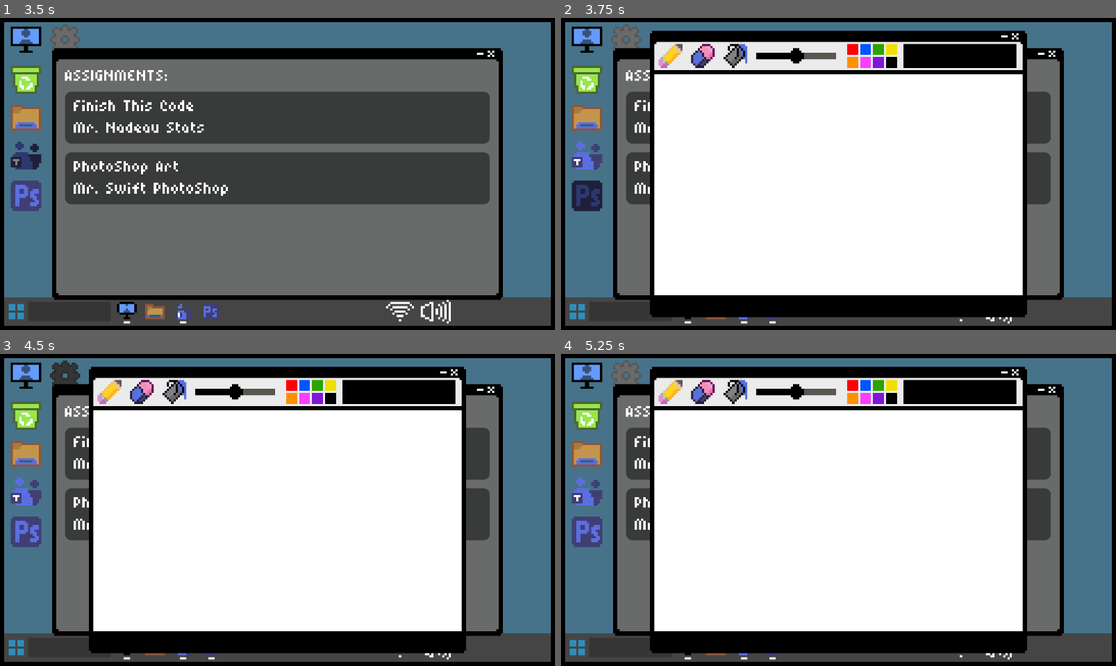
Above: before the commit, frames 1-4 (two rows, left to right).
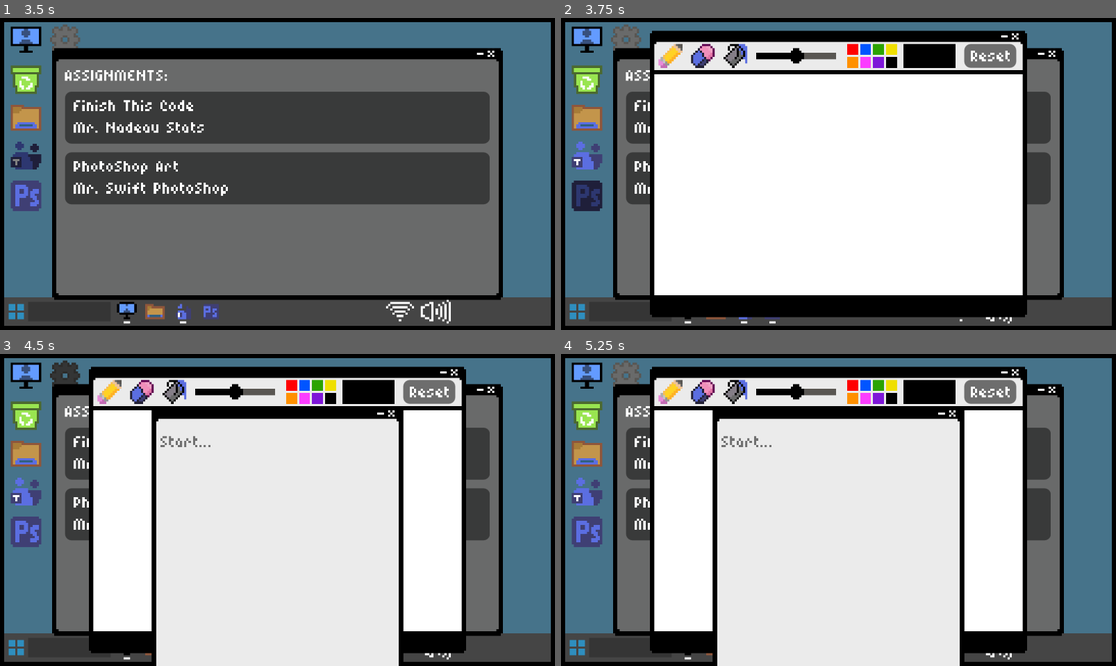
Above: after the commit, the same moments.

Repository: wonderdip/iTec-GameJam
Game: Godot game, scene res://Scenes/desktop.tscn
Two runs of this game, one before a commit and one after it. Both use one fixed random seed, a clock stepped at 60 frames per second and the inputs below.
Inputs (mouse positions are in pixels of both pictures, inside the frame that each line leads up to):
- Up to frame 1 (3.5 s): click (27, 39) at 0.5 s; click (27, 77) at 1.25 s; click (27, 117) at 2 s; click (27, 155) at 2.75 s
- Up to frame 2 (3.75 s): click (588, 195) at 3.5 s
- Up to frame 3 (4.5 s): click (66, 375) at 4.25 s
- Up to frame 4 (5.25 s): click (688, 647) at 5 s

Frame 1 is identical in both runs. In frame 2, 0.9% of the frame differs, in the area x 71-83%, y 8-17%; in frame 3, 8.4%, in the area x 27-83%, y 8-100%; in frame 4, 8.4%.
Error in both runs: Invalid access to property or key 'app_name' on a base object of type 'Nil'. (res://Scripts/global.gd:8)

Commit message:
added word, started assignments

Diff:
--- /dev/null
+++ b/Apps/word.tres
@@ -0,0 +1,10 @@
+[gd_resource type="Resource" script_class="AppData" load_steps=3 format=3 uid="uid://epw1ry1r5w7b"]
+
+[ext_resource type="Script" uid="uid://ys1jjv8qbfd8" path="res://Scripts/app_data.gd" id="1_gea8l"]
+[ext_resource type="PackedScene" uid="uid://cmanu8kn8apo" path="res://Scenes/word.tscn" id="1_s4quu"]
+
+[resource]
+script = ExtResource("1_gea8l")
+app_name = "Word"
+app_scene = ExtResource("1_s4quu")
+metadata/_custom_type_script = "uid://ys1jjv8qbfd8"
--- a/Scenes/assignment_button.tscn
+++ b/Scenes/assignment_button.tscn
@@ -1,6 +1,6 @@
 [gd_scene load_steps=3 format=3 uid="uid://nem7ay235ejo"]
 
-[ext_resource type="FontFile" uid="uid://cyj0qvfs1qf4k" path="res://6px-Normal.ttf" id="1_0ju1p"]
+[ext_resource type="FontFile" uid="uid://cfoorayyo12e" path="res://fonts/6px-Normal.ttf" id="1_0ju1p"]
 [ext_resource type="Script" uid="uid://cyw56j3ctkg2" path="res://Scripts/assignment_button.gd" id="2_p3mah"]
 
 [node name="Button" type="Button"]
@@ -21,10 +21,12 @@
 
 [node name="AssignmentTitle" type="Label" parent="VBoxContainer"]
 layout_mode = 2
+theme_override_fonts/font = ExtResource("1_0ju1p")
 theme_override_font_sizes/font_size = 8
 text = "Title"
 
 [node name="Teacher" type="Label" parent="VBoxContainer"]
 layout_mode = 2
+theme_override_fonts/font = ExtResource("1_0ju1p")
 theme_override_font_sizes/font_size = 8
 text = "Teacher"
--- a/Scenes/desktop.tscn
+++ b/Scenes/desktop.tscn
@@ -15,6 +15,7 @@
 [ext_resource type="Script" uid="uid://cg8hx0fp6bghy" path="res://Scripts/taskbar_button.gd" id="11_1djlj"]
 [ext_resource type="Texture2D" uid="uid://b0mqu58yu1f5v" path="res://Assets/icons/Minifiles.png" id="11_j7wpw"]
 [ext_resource type="Texture2D" uid="uid://b8bjmji5lsqjo" path="res://Assets/icons/MiniTeams.png" id="12_1djlj"]
+[ext_resource type="Resource" uid="uid://epw1ry1r5w7b" path="res://Apps/word.tres" id="12_4j8fu"]
 [ext_resource type="Texture2D" uid="uid://gsfyyjl2v7uc" path="res://Assets/icons/MiniPhotoshop.png" id="13_ghx37"]
 [ext_resource type="Texture2D" uid="uid://dp5425hj1fhu6" path="res://Assets/minimize.png" id="14_j7wpw"]
 
@@ -84,6 +85,7 @@
 layout_mode = 2
 texture_normal = ExtResource("8_m3b6i")
 script = ExtResource("3_670jt")
+app_data = ExtResource("12_4j8fu")
 metadata/_custom_type_script = "uid://dbcypsrwmp666"
 
 [node name="TaskBar" type="HBoxContainer" parent="."]
--- a/Scenes/photoshop.tscn
+++ b/Scenes/photoshop.tscn
@@ -1,10 +1,11 @@
-[gd_scene load_steps=15 format=3 uid="uid://kxkoro2tcln4"]
+[gd_scene load_steps=16 format=3 uid="uid://kxkoro2tcln4"]
 
 [ext_resource type="Script" uid="uid://dqenx3ahqvyhy" path="res://Scripts/application.gd" id="1_m0j4n"]
 [ext_resource type="Texture2D" uid="uid://yw583u5x278l" path="res://Assets/WhiteWindow.png" id="2_pr43p"]
 [ext_resource type="Script" uid="uid://bywmvog8v0ovs" path="res://Scripts/canvas.gd" id="3_10ws3"]
 [ext_resource type="Texture2D" uid="uid://b12ilgwmhctna" path="res://Assets/Pencil.png" id="3_37ts1"]
 [ext_resource type="Texture2D" uid="uid://i47ydjueeyup" path="res://Assets/Eraser.png" id="4_j253y"]
+[ext_resource type="FontFile" uid="uid://cfoorayyo12e" path="res://fonts/6px-Normal.ttf" id="4_pyrcl"]
 [ext_resource type="Texture2D" uid="uid://h46jvncqdw2t" path="res://Assets/grabber.png" id="5_j253y"]
 [ext_resource type="Texture2D" uid="uid://b8ldx666bfn8a" path="res://Assets/Bucket.png" id="6_1dnlk"]
 [ext_resource type="Texture2D" uid="uid://dpgtei3i0ta7w" path="res://Assets/slider.png" id="6_unr14"]
@@ -29,10 +30,11 @@
 [sub_resource type="StyleBoxFlat" id="StyleBoxFlat_j253y"]
 bg_color = Color(0, 0, 0, 1)
 
-[node name="Photoshop" type="Control"]
+[node name="Photoshop" type="Control" node_paths=PackedStringArray("canvas")]
 layout_mode = 3
 anchors_preset = 0
 script = ExtResource("1_m0j4n")
+canvas = NodePath("Panel/Canvas")
 metadata/_custom_type_script = "uid://dqenx3ahqvyhy"
 
 [node name="Panel" type="Panel" parent="."]
@@ -69,15 +71,34 @@
 layout_mode = 0
 offset_left = 117.0
 offset_top = 6.0
+offset_right = 141.0
+offset_bottom = 17.0
+color = Color(0, 0, 0, 1)
+
+[node name="ResetButton" type="Button" parent="Panel"]
+layout_mode = 0
+offset_left = 145.0
+offset_top = 6.0
 offset_right = 169.0
 offset_bottom = 17.0
-color = Color(0, 0, 0, 1)
+theme_override_fonts/font = ExtResource("4_pyrcl")
+theme_override_font_sizes/font_size = 8
+
+[node name="Label" type="Label" parent="Panel/ResetButton"]
+layout_mode = 0
+offset_left = 3.0
+offset_top = 1.0
+offset_right = 22.0
+offset_bottom = 9.0
+theme_override_fonts/font = ExtResource("4_pyrcl")
+theme_override_font_sizes/font_size = 8
+text = "Reset"
 
 [node name="HBoxContainer" type="HBoxContainer" parent="Panel"]
 layout_mode = 0
 offset_left = 4.0
 offset_top = 6.0
-offset_right = 72.0
+offset_right = 113.0
 offset_bottom = 17.0
 
 [node name="Pencil" type="TextureButton" parent="Panel/HBoxContainer"]
@@ -109,7 +130,7 @@
 theme_override_constants/separation = 1
 
 [node name="ColorContainerOne" type="HBoxContainer" parent="Panel/HBoxContainer/VBoxContainer"]
-custom_minimum_size = Vector2(94, 5)
+custom_minimum_size = Vector2(22, 5)
 layout_mode = 2
 size_flags_vertical = 0
 theme_override_constants/separation = 1
@@ -139,7 +160,7 @@
 metadata/_custom_type_script = "uid://f34mkwsdgybe"
 
 [node name="ColorContainerTwo" type="HBoxContainer" parent="Panel/HBoxContainer/VBoxContainer"]
-custom_minimum_size = Vector2(94, 5)
+custom_minimum_size = Vector2(22, 5)
 layout_mode = 2
 size_flags_vertical = 0
 theme_override_constants/separation = 1
@@ -184,6 +205,7 @@
 app = NodePath("..")
 
 [connection signal="gui_input" from="Panel/Canvas" to="Panel/Canvas" method="_on_gui_input"]
+[connection signal="pressed" from="Panel/ResetButton" to="Panel/Canvas" method="_on_reset_button_pressed"]
 [connection signal="pressed" from="Panel/HBoxContainer/Pencil" to="Panel/Canvas" method="_on_pencil_pressed"]
 [connection signal="pressed" from="Panel/HBoxContainer/Eraser" to="Panel/Canvas" method="_on_eraser_pressed"]
 [connection signal="pressed" from="Panel/HBoxContainer/Bucket" to="Panel/Canvas" method="_on_bucket_pressed"]
--- a/Scenes/teams.tscn
+++ b/Scenes/teams.tscn
@@ -10,7 +10,8 @@
 [ext_resource type="Resource" uid="uid://c2tmns4f32yxv" path="res://Teachers/nadeau.tres" id="5_a50o7"]
 [ext_resource type="PackedScene" uid="uid://dx4f5oy7b7uld" path="res://Scenes/window_dragger.tscn" id="5_gme0u"]
 [ext_resource type="Script" uid="uid://i20o0mpvq51s" path="res://Scripts/teams.gd" id="7_ik1aw"]
-[ext_resource type="FontFile" uid="uid://cyj0qvfs1qf4k" path="res://6px-Normal.ttf" id="9_6uxok"]
+[ext_resource type="FontFile" uid="uid://cfoorayyo12e" path="res://fonts/6px-Normal.ttf" id="9_6uxok"]
+[ext_resource type="FontFile" uid="uid://cksshi54c44ta" path="res://fonts/MP16REG.ttf" id="10_a50o7"]
 
 [node name="Teams" type="Control"]
 layout_mode = 3
@@ -37,7 +38,6 @@
 script = ExtResource("7_ik1aw")
 
 [node name="AssignmentList" type="Control" parent="Panel"]
-visible = false
 anchors_preset = 0
 offset_right = 208.0
 offset_bottom = 116.0
@@ -70,6 +70,7 @@
 layout_mode = 2
 
 [node name="AssignmentDetails" type="Control" parent="Panel"]
+visible = false
 anchors_preset = 0
 offset_right = 208.0
 offset_bottom = 116.0
@@ -97,6 +98,8 @@
 
 [node name="Title" type="Label" parent="Panel/AssignmentDetails/VBoxContainer"]
 layout_mode = 2
+theme_override_fonts/font = ExtResource("10_a50o7")
+theme_override_font_sizes/font_size = 16
 text = "Title"
 
 [node name="Details" type="Label" parent="Panel/AssignmentDetails/VBoxContainer"]
@@ -132,6 +135,16 @@
 theme_override_font_sizes/font_size = 8
 text = "+ New"
 
+[node name="TurnInButton" type="Button" parent="Panel/AssignmentDetails"]
+layout_mode = 0
+offset_left = 154.0
+offset_top = 10.0
+offset_right = 201.0
+offset_bottom = 26.0
+theme_override_fonts/font = ExtResource("9_6uxok")
+theme_override_font_sizes/font_size = 8
+text = "Turn In"
+
 [node name="WindowDragger" parent="." node_paths=PackedStringArray("app") instance=ExtResource("5_gme0u")]
 layout_mode = 0
 offset_left = -100.0
@@ -150,3 +163,4 @@
 
 [connection signal="pressed" from="Panel/AssignmentDetails/VBoxContainer/BackButton" to="Panel" method="_on_back_button_pressed"]
 [connection signal="pressed" from="Panel/AssignmentDetails/VBoxContainer/NewButton" to="Panel" method="_on_new_button_pressed"]
+[connection signal="pressed" from="Panel/AssignmentDetails/TurnInButton" to="Panel" method="_on_turn_in_button_pressed"]
--- /dev/null
+++ b/Scenes/word.tscn
@@ -0,0 +1,80 @@
+[gd_scene load_steps=9 format=3 uid="uid://cmanu8kn8apo"]
+
+[ext_resource type="Script" uid="uid://dqenx3ahqvyhy" path="res://Scripts/application.gd" id="1_ifkci"]
+[ext_resource type="Theme" uid="uid://bgvcpnl7jyrfv" path="res://default.tres" id="2_yt6yk"]
+[ext_resource type="Texture2D" uid="uid://yw583u5x278l" path="res://Assets/WhiteWindow.png" id="3_6chpt"]
+[ext_resource type="FontFile" uid="uid://cfoorayyo12e" path="res://fonts/6px-Normal.ttf" id="3_yt6yk"]
+[ext_resource type="PackedScene" uid="uid://dx4f5oy7b7uld" path="res://Scenes/window_dragger.tscn" id="4_qhp6n"]
+[ext_resource type="PackedScene" uid="uid://c4oy47oc4klsf" path="res://Scenes/titlebar_buttons.tscn" id="5_6chpt"]
+
+[sub_resource type="StyleBoxTexture" id="StyleBoxTexture_75pu3"]
+texture = ExtResource("3_6chpt")
+texture_margin_left = 3.0
+texture_margin_top = 6.0
+texture_margin_right = 3.0
+texture_margin_bottom = 4.0
+
+[sub_resource type="StyleBoxEmpty" id="StyleBoxEmpty_pq25i"]
+
+[node name="Word" type="Control" node_paths=PackedStringArray("text_edit")]
+layout_mode = 3
+anchors_preset = 0
+script = ExtResource("1_ifkci")
+text_edit = NodePath("Panel/VBoxContainer/ScrollContainer/VBoxContainer/TextEdit")
+metadata/_custom_type_script = "uid://dqenx3ahqvyhy"
+
+[node name="Panel" type="Panel" parent="."]
+layout_mode = 0
+offset_left = -58.0
+offset_top = -47.0
+offset_right = 58.0
+offset_bottom = 76.0
+theme = ExtResource("2_yt6yk")
+theme_override_styles/panel = SubResource("StyleBoxTexture_75pu3")
+
+[node name="VBoxContainer" type="VBoxContainer" parent="Panel"]
+layout_mode = 0
+offset_left = 4.0
+offset_top = 7.0
+offset_right = 112.0
+offset_bottom = 119.0
+
+[node name="ScrollContainer" type="ScrollContainer" parent="Panel/VBoxContainer"]
+layout_mode = 2
+size_flags_vertical = 3
+
+[node name="VBoxContainer" type="VBoxContainer" parent="Panel/VBoxContainer/ScrollContainer"]
+layout_mode = 2
+size_flags_horizontal = 3
+size_flags_vertical = 3
+
+[node name="TextEdit" type="TextEdit" parent="Panel/VBoxContainer/ScrollContainer/VBoxContainer"]
+layout_mode = 2
+size_flags_vertical = 3
+theme_override_colors/caret_color = Color(0.25929335, 0.25929394, 0.25929347, 1)
+theme_override_colors/font_color = Color(0, 0, 0, 1)
+theme_override_colors/font_placeholder_color = Color(0.11489654, 0.114896916, 0.11489666, 0.6)
+theme_override_fonts/font = ExtResource("3_yt6yk")
+theme_override_font_sizes/font_size = 8
+theme_override_styles/normal = SubResource("StyleBoxEmpty_pq25i")
+placeholder_text = "Start..."
+context_menu_enabled = false
+backspace_deletes_composite_character_enabled = true
+virtual_keyboard_enabled = false
+virtual_keyboard_show_on_focus = false
+
+[node name="WindowDragger" parent="." node_paths=PackedStringArray("app") instance=ExtResource("4_qhp6n")]
+layout_mode = 0
+offset_left = -54.0
+offset_top = -47.0
+offset_right = 42.0
+offset_bottom = -42.0
+app = NodePath("..")
+
+[node name="TitleBarButtons" parent="." node_paths=PackedStringArray("app") instance=ExtResource("5_6chpt")]
+layout_mode = 0
+offset_left = 46.0
+offset_top = -46.0
+offset_right = 55.0
+offset_bottom = -42.0
+app = NodePath("..")
--- a/Scripts/application.gd
+++ b/Scripts/application.gd
@@ -5,8 +5,16 @@
 var minimized: bool = false
 
 @export var teachers: Array[TeacherData]
+@export var canvas: Canvas
+@export var text_edit: TextEdit
 
 var desktop: Control
 
 func _ready() -> void:
 	desktop = get_parent_control()
+
+func reset_app():
+	if canvas:
+		canvas.reset_canvas()
+	if text_edit:
+		text_edit.clear()
--- a/Scripts/canvas.gd
+++ b/Scripts/canvas.gd
@@ -1,4 +1,5 @@
 extends ColorRect
+class_name Canvas
 
 var current_color: Color = Color.BLACK
 var brush_size: int = 3
@@ -16,6 +17,10 @@
 @onready var current_color_rect: ColorRect = $"../CurrentColor"
 
 func _ready():
+	reset_canvas()
+
+func reset_canvas():
+	@warning_ignore("narrowing_conversion")
 	image = Image.create_empty(size.x, size.y, false, Image.FORMAT_RGBA8)
 	image.fill(Color.WHITE)
 	texture = ImageTexture.create_from_image(image)
@@ -115,3 +120,10 @@
 func _on_bucket_pressed() -> void:
 	bucket = true
 	eraser = false
+
+func _on_reset_button_pressed() -> void:
+	print("6767")
+	reset_canvas()
+	bucket = false
+	eraser = false
+	current_color = Color.BLACK
--- a/Scripts/global.gd
+++ b/Scripts/global.gd
@@ -1,8 +1,8 @@
 extends Node
 
-var apps := {} # key -> Application
+var apps := {}        # id -> Application
+var app_order: Array[Application] = []
 var assignments_done: int = 0
-
 
 func open_app(app_data: AppData, desktop: Control) -> Application:
 	var id: String = app_data.app_name
@@ -11,16 +11,28 @@
 	if apps.has(id):
 		var app = apps[id]
 		app.show()
+		app.reset_app()
+		bring_to_front(app)
 		return app
 
 	var app = scene.instantiate() as Application
 	desktop.add_child(app, true)
+
+	app_order.append(app)
+	_update_z()
+
 	app.global_position = desktop.get_viewport_rect().size / 2
-	app.z_index = 100
-	app.move_to_front()
-
 	apps[id] = app
 	return app
+
+func _update_z():
+	for i in range(app_order.size()):
+		app_order[i].z_index = i
+
+func bring_to_front(app: Application):
+	app_order.erase(app)
+	app_order.append(app)
+	_update_z()
 
 func get_app(app_data: AppData) -> Application:
 	if app_data:
--- a/Scripts/teams.gd
+++ b/Scripts/teams.gd
@@ -8,6 +8,8 @@
 
 var current_assignment: AssignmentData = null
 var current_teacher: TeacherData = null
+var current_button: AssignmentButton = null
+var current_work = null
 
 # Called when the node enters the scene tree for the first time.
 func _ready() -> void:
@@ -19,8 +21,9 @@
 func _on_button_pressed(button: AssignmentButton):
 	assignment_list.hide()
 	assignment_details.show()
-	current_assignment = button.assignment
-	current_teacher = button.teacher
+	current_button = button
+	current_assignment = current_button.assignment
+	current_teacher = current_button.teacher
 	title.text = current_assignment.assignment_title
 	details.text = current_assignment.assignment_details
 
@@ -31,3 +34,10 @@
 
 func _on_new_button_pressed() -> void:
 	Global.open_app(current_teacher.specialty, get_parent().desktop)
+
+func _on_turn_in_button_pressed() -> void:
+	assignment_details.hide()
+	assignment_list.show()
+	current_button.queue_free()
+	current_button = null
+	Global.assignments_done += 1
--- a/Scripts/window_dragger.gd
+++ b/Scripts/window_dragger.gd
@@ -12,6 +12,7 @@
 func _on_gui_input(event: InputEvent) -> void:
 	if event is InputEventMouseButton and event.button_index == MOUSE_BUTTON_LEFT:
 		dragging = event.pressed
+		Global.bring_to_front(app)
 	elif event is InputEventMouseMotion and dragging:
 		app.global_position += event.relative
 
--- a/Teachers/hahnel.tres
+++ b/Teachers/hahnel.tres
@@ -2,7 +2,7 @@
 
 [ext_resource type="Script" uid="uid://bvvmgegkc1ik6" path="res://Scripts/assignment_data.gd" id="1_edsqm"]
 [ext_resource type="Script" uid="uid://dw5suxgavsn1y" path="res://Scripts/teacher_data.gd" id="1_u52cg"]
-[ext_resource type="Resource" uid="uid://c2rn0inmwdp0j" path="res://Apps/photoshop.tres" id="2_fhrv4"]
+[ext_resource type="Resource" uid="uid://epw1ry1r5w7b" path="res://Apps/word.tres" id="3_edsqm"]
 
 [sub_resource type="Resource" id="Resource_paaun"]
 script = ExtResource("1_edsqm")
@@ -13,6 +13,6 @@
 [resource]
 script = ExtResource("1_u52cg")
 name = "Mr. Hahnel"
-specialty = ExtResource("2_fhrv4")
+specialty = ExtResource("3_edsqm")
 assignments = Array[ExtResource("1_edsqm")]([SubResource("Resource_paaun")])
 metadata/_custom_type_script = "uid://dw5suxgavsn1y"
--- a/default.tres
+++ b/default.tres
@@ -1,6 +1,6 @@
 [gd_resource type="Theme" load_steps=4 format=3 uid="uid://bgvcpnl7jyrfv"]
 
-[ext_resource type="FontFile" uid="uid://cyj0qvfs1qf4k" path="res://6px-Normal.ttf" id="1_frq1j"]
+[ext_resource type="FontFile" uid="uid://cfoorayyo12e" path="res://fonts/6px-Normal.ttf" id="1_frq1j"]
 [ext_resource type="Texture2D" uid="uid://cex7khu0tjjov" path="res://Assets/window.png" id="2_jsgte"]
 
 [sub_resource type="StyleBoxTexture" id="StyleBoxTexture_d5id1"]
Not shown: 1 places in Scenes/desktop.tscn that only renumber resources
Not shown: 1 places in Scenes/teams.tscn that only renumber resources
Binary file removed: dogicapixel.otf
Renamed: 6px-Normal.ttf -> fonts/6px-Normal.ttf
Not shown, changed: fonts/6px-Normal.ttf.import
Binary file added: fonts/MP16REG.ttf
Not shown, changed: fonts/MP16REG.ttf.import
